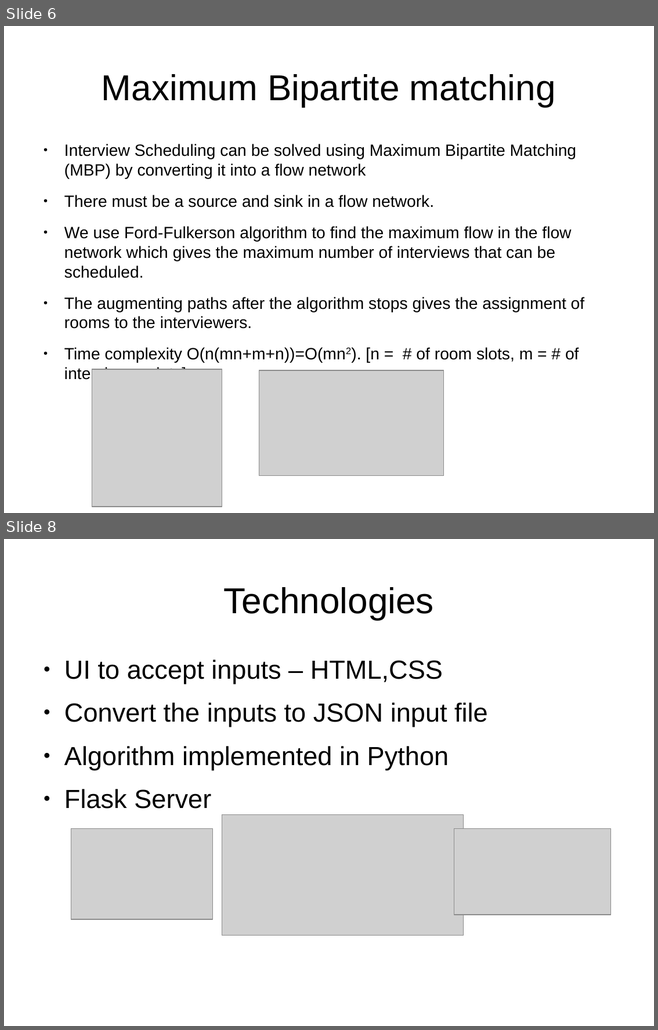
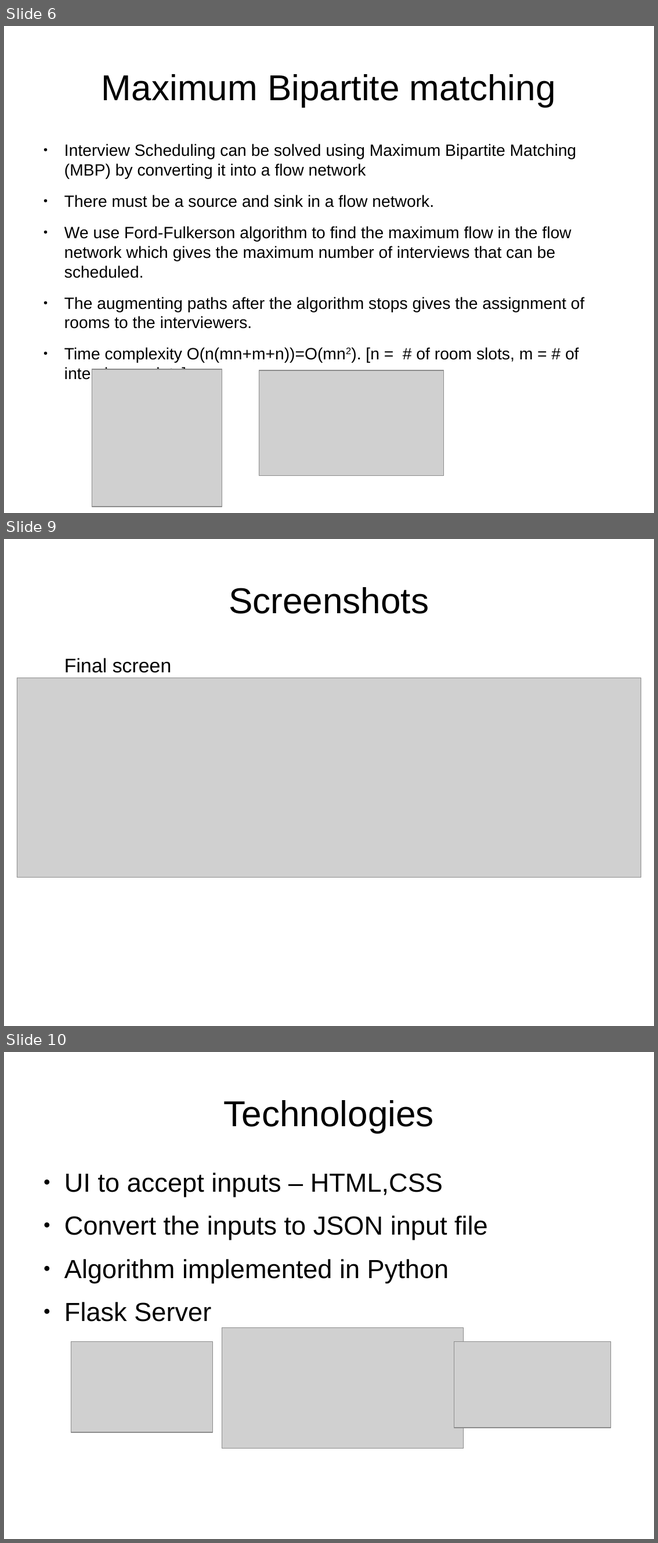
Before and after one commit to akankshaD/Amazon-s-Project, a slide deck: Amazon ppt.odp. Shown one above the other, each under a label of ours: slides 6 and 8 before the commit, slides 6, 9 and 10 after it; the slides between them are not shown. The pictures are 658x1030 and 658x1543 pixels, drawn with LibreOffice and Linux fonts; fonts in the diff are those of the drawing; grey boxes stand for pictures. Boxes give left, top, right and bottom in pixels: in the first picture for what was removed or moved away, otherwise in the second. Text is boxed around its words. In the diff, an @@ line names an element or a change of style, - is before the commit and + after.

```diff
--- a/Amazon ppt.odp
+++ b/Amazon ppt.odp
@@ slide 9 added at (4,539,654,1026), background #FFFFFF @@
@@ title added at (228,587,429,614), 44 pt, text #000000 @@
+Screenshots
@@ text added at (64,658,172,673), 24 pt, text #000000 @@
+Final screen
@@ picture added at (17,678,641,878) @@
@@ what was slide 8 is now slide 10 @@
```
Also in this commit, not shown: 2 other slides added, 1 slide removed.
